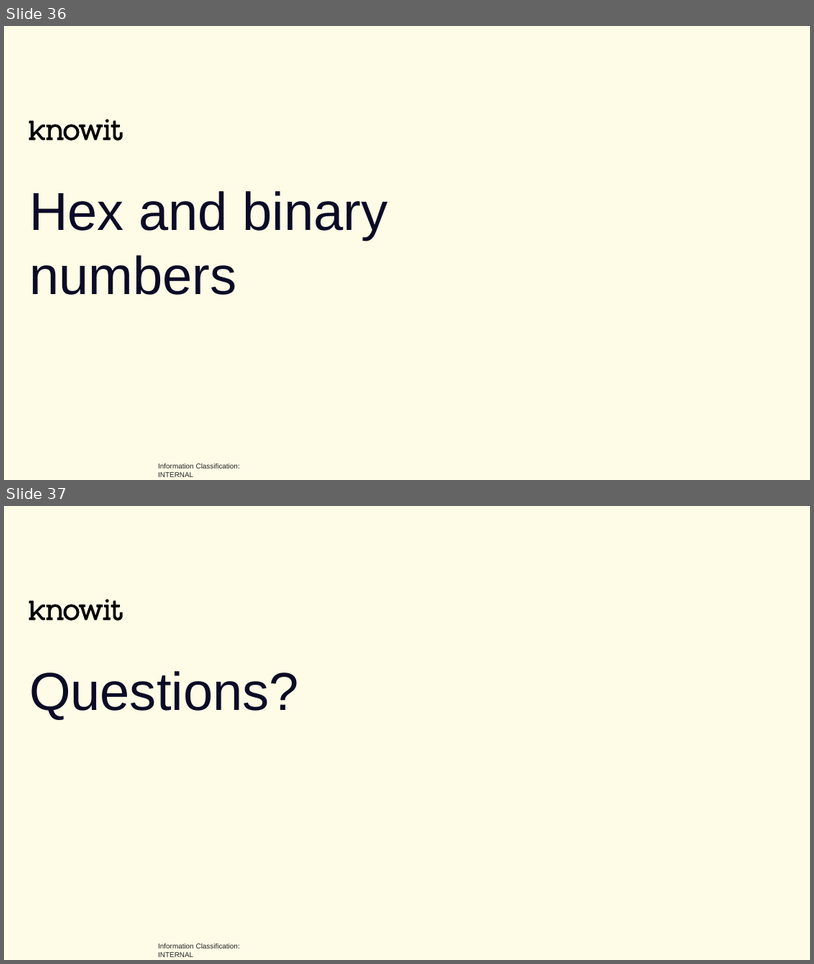
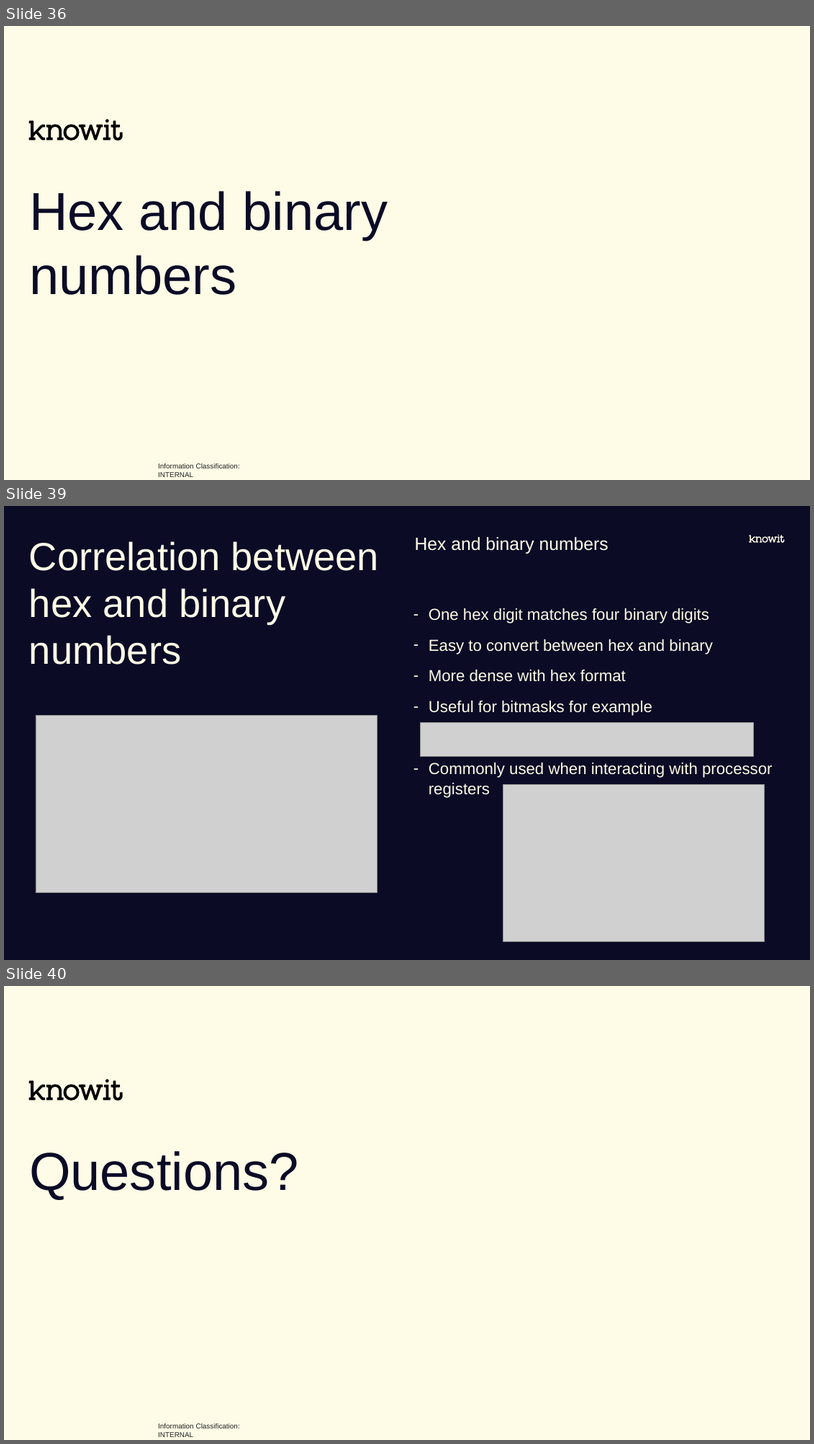
Before and after one commit to joelstr/knowit-embedded-academy, a slide deck: Introduction/Embedded academy - Intro.pptx. Shown one above the other, each under a label of ours: slides 36 and 37 before the commit, slides 36, 39 and 40 after it; the slides between them are not shown. The pictures are 814x964 and 814x1444 pixels, drawn with LibreOffice and Linux fonts; fonts in the diff are those of the drawing; grey boxes stand for pictures; background and template pictures are left out. Boxes give left, top, right and bottom in pixels: in the first picture for what was removed or moved away, otherwise in the second. Text is boxed around its words. In the diff, an @@ line names an element or a change of style, - is before the commit and + after.

```diff
--- a/Introduction/Embedded academy - Intro.pptx
+++ b/Introduction/Embedded academy - Intro.pptx
@@ slide 39 added at box(4, 506, 810, 960), background #0B0B26 @@
@@ title added at box(29, 541, 379, 664), 44 pt, text #FEFBE6 @@
+Correlation between hex and binary numbers
@@ text added at box(415, 537, 609, 554), 20 pt, text #FEFBE6 @@
+Hex and binary numbers
@@ freeform shape added at box(750, 535, 784, 543), fill #FEFBE6 @@
@@ text added at box(429, 608, 773, 798), 18 pt, text #FEFBE6 @@
+– One hex digit matches four binary digits
+– Easy to convert between hex and binary
+– More dense with hex format
+– Useful for bitmasks for example
+– Commonly used when interacting with processor registers
@@ picture added at box(36, 716, 376, 893) @@
@@ picture added at box(420, 722, 754, 756) @@
@@ picture added at box(503, 785, 765, 941) @@
@@ what was slide 37 is now slide 40 @@
```
Also in this commit, not shown: 6 slides changed, 2 other slides added, 1 other file.
